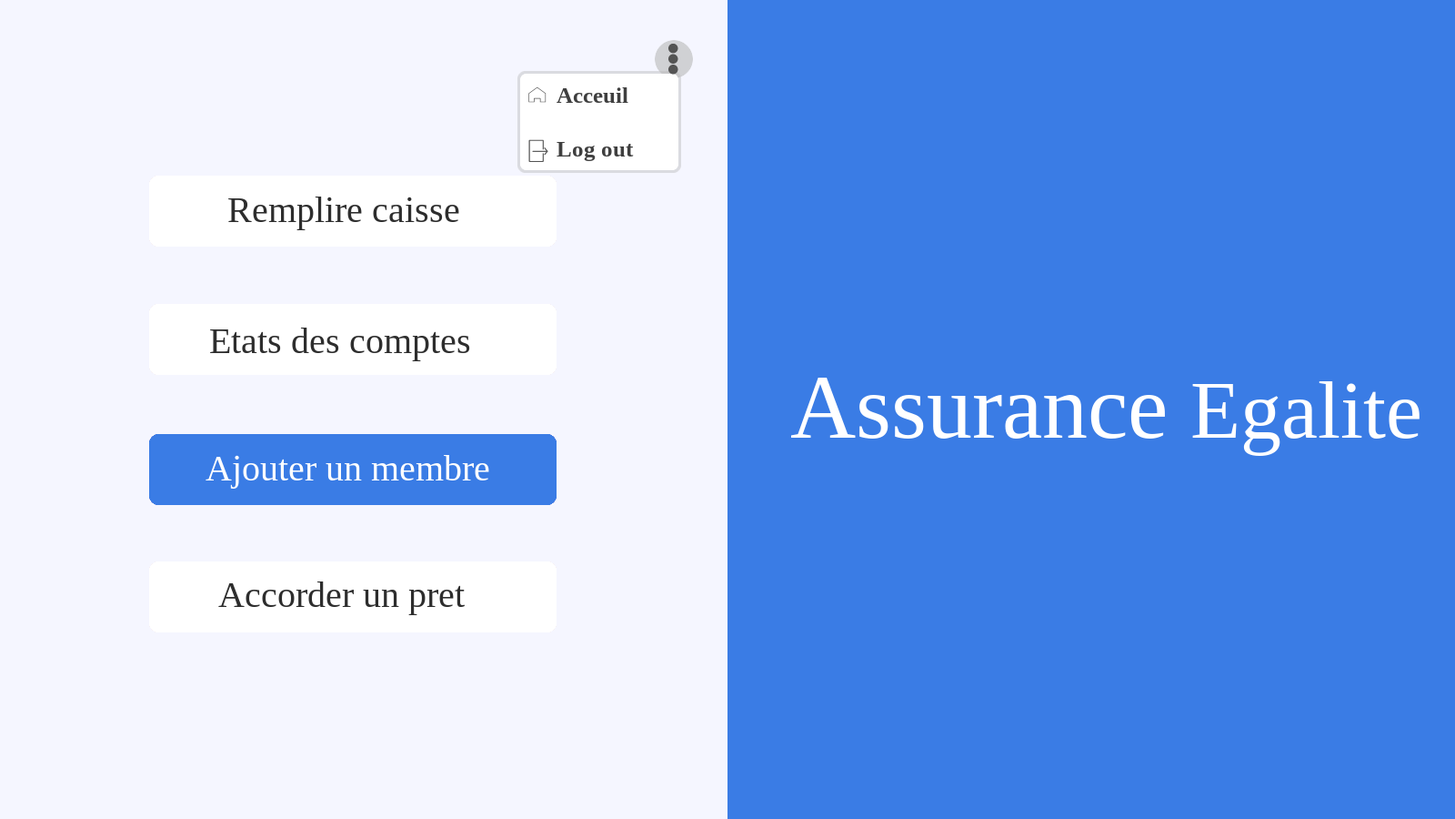
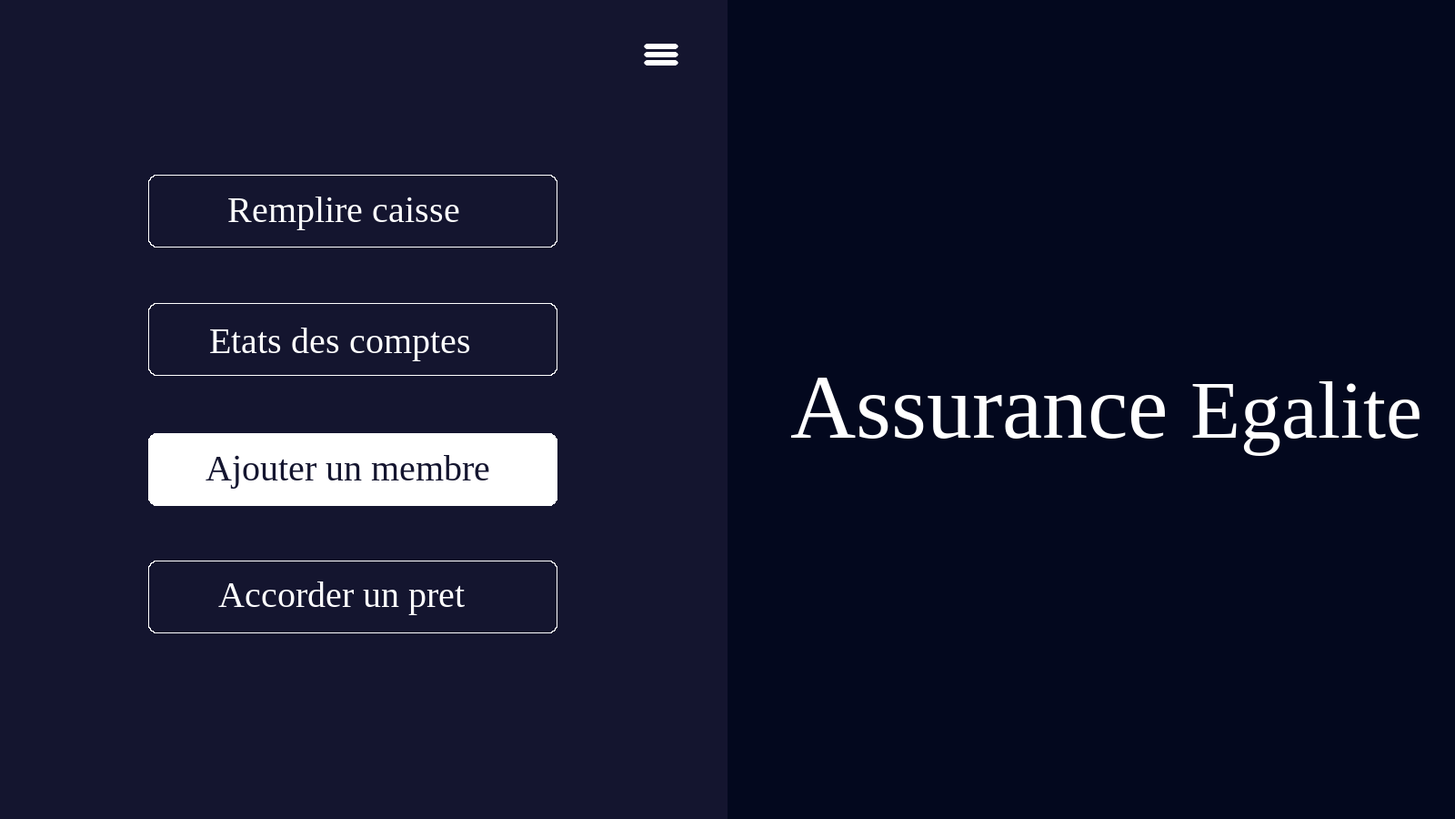
Layer changes from the first 1455×819 image to the second:
renamed "logout_acceuil.png" to "entete.png", moved it above "Assurance Egalite", painted on it over [643, 42, 679, 75]
removed layer "menu_cardre" over [520, 73, 679, 171]
removed layer "menu_cardre_ombre" (was 45%) over [517, 70, 682, 173]
removed layer "menu_cercle" (was 61%) over [654, 40, 694, 79]
removed layer "Acceuil" over [556, 87, 629, 103]
removed layer "Log out" over [556, 141, 634, 161]
removed layer "home.png" over [528, 86, 547, 103]
removed layer "logout.png" over [528, 139, 549, 162]
painted on "Accorder un pret" over [218, 581, 465, 615]
painted on "Ajouter un membre" over [205, 454, 490, 489]
painted on "Etats des comptes" over [210, 327, 471, 362]
painted on "Remplire caisse" over [228, 196, 460, 231]
painted on "Copie de Copie de Copie de cadre" over [149, 561, 557, 633]
added layer "Copie de Copie de Copie de Copie de cadre" above "Copie de Copie de cadre" over [148, 560, 558, 634]
painted on "Copie de Copie de cadre" over [149, 433, 557, 505]
added layer "Copie de Copie de Copie de cadre #1" above "Copie de Copie de cadre #1" over [148, 432, 558, 506]
added layer "Copie de Copie de cadre #1" above "Copie de cadre" over [149, 303, 557, 375]
painted on "Copie de cadre" over [148, 302, 558, 376]
painted on "cadre" over [149, 175, 557, 247]
added layer "Copie de cadre #1" above "cote_nom" over [148, 174, 558, 248]
painted on "cote_nom" over [727, 0, 1455, 819]
painted on "cote_fonction" over [0, 0, 728, 819]
